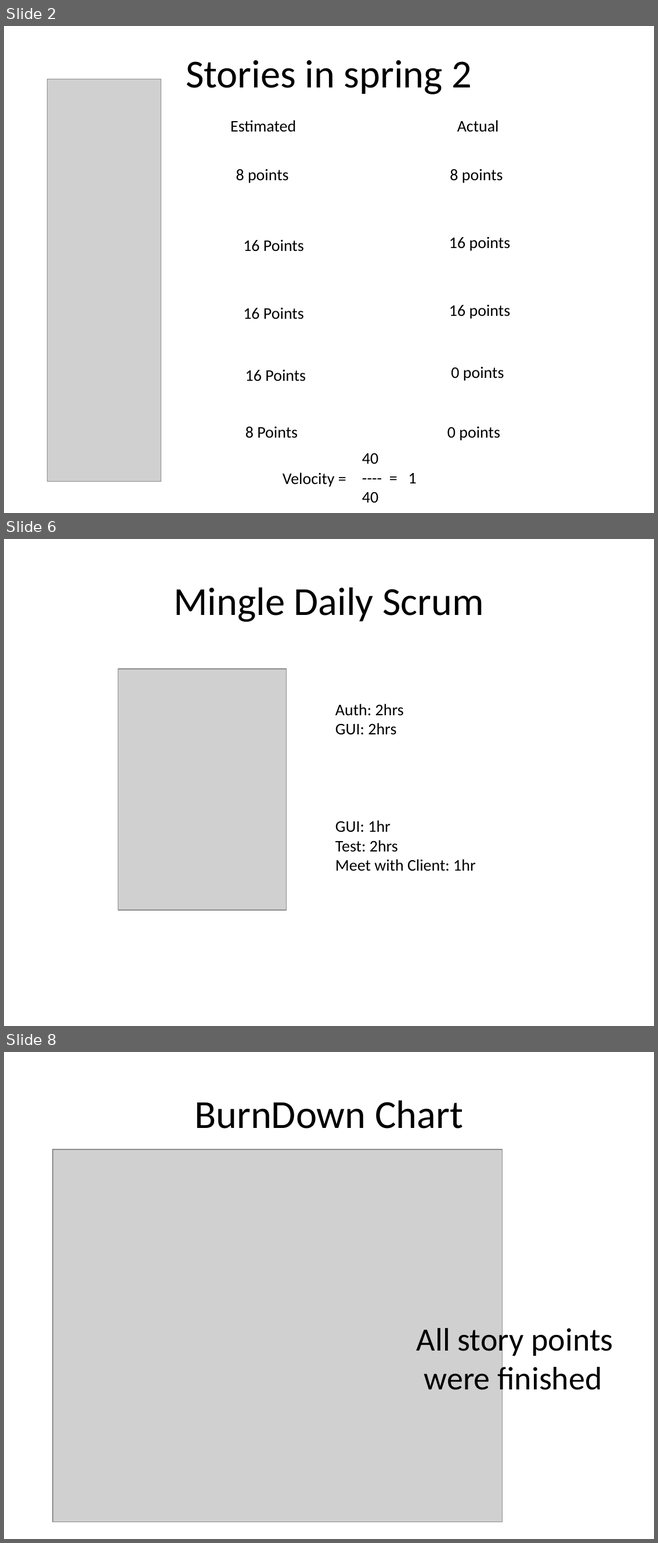
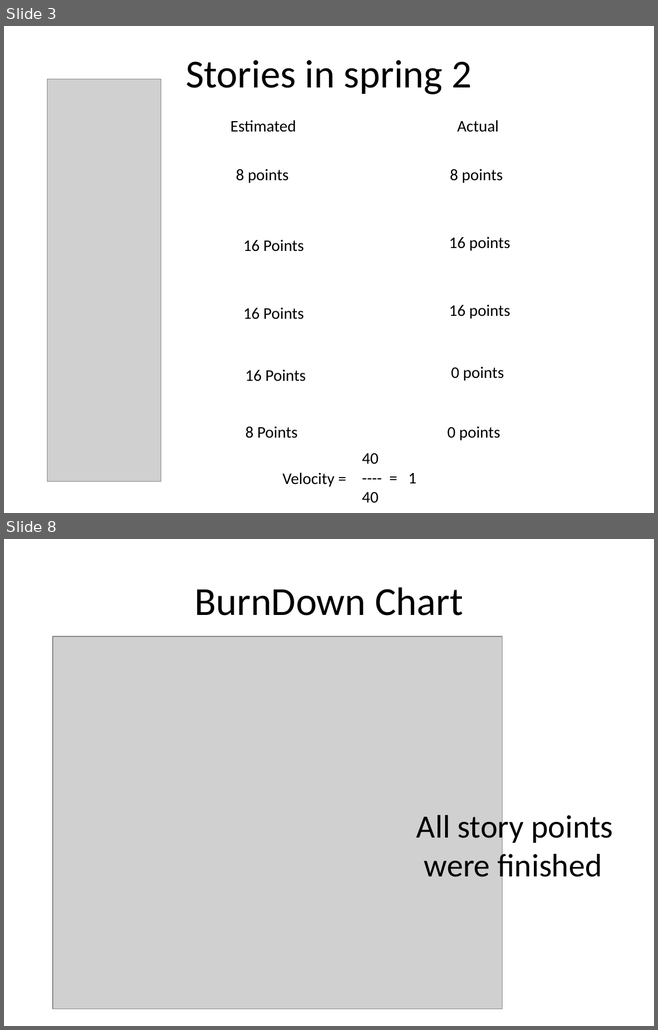
Before and after one commit to FIU-SCIS-Senior-Project-2015-Spring/Designer-Drugs-Database-App, a slide deck: Presentation Slides/Presentation 3.pptx. Shown one above the other, each under a label of ours: slides 2, 6 and 8 before the commit, slides 3 and 8 after it; the slides between them are not shown. The pictures are 658x1543 and 658x1030 pixels, drawn with LibreOffice and Linux fonts; fonts in the diff are those of the drawing; grey boxes stand for pictures. Boxes give left, top, right and bottom in pixels: in the first picture for what was removed or moved away, otherwise in the second. Text is boxed around its words. In the diff, an @@ line names an element or a change of style, - is before the commit and + after.

```diff
--- a/Presentation Slides/Presentation 3.pptx
+++ b/Presentation Slides/Presentation 3.pptx
@@ slide 6 removed at [4,539,654,1026], background #FFFFFF @@
@@ title removed at [173,587,484,622] @@
-Mingle Daily Scrum
@@ picture removed at [118,669,286,910] @@
@@ text removed at [335,704,476,871] @@
-Auth: 2hrs
-GUI: 2hrs
-GUI: 1hr
-Test: 2hrs
-Meet with Client: 1hr
@@ what was slide 2 is now slide 3 @@
```
Also in this commit, not shown: 2 slides changed, 3 slides added, 2 other slides removed, 1 other file.
